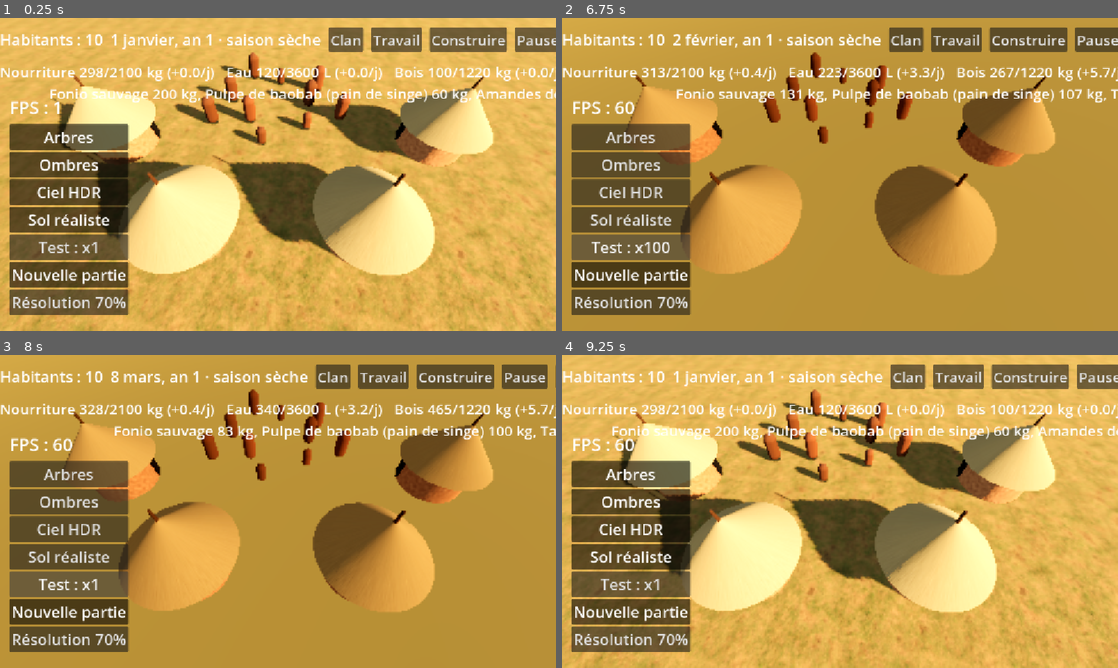
Above: before the commit, frames 1-4 (two rows, left to right).
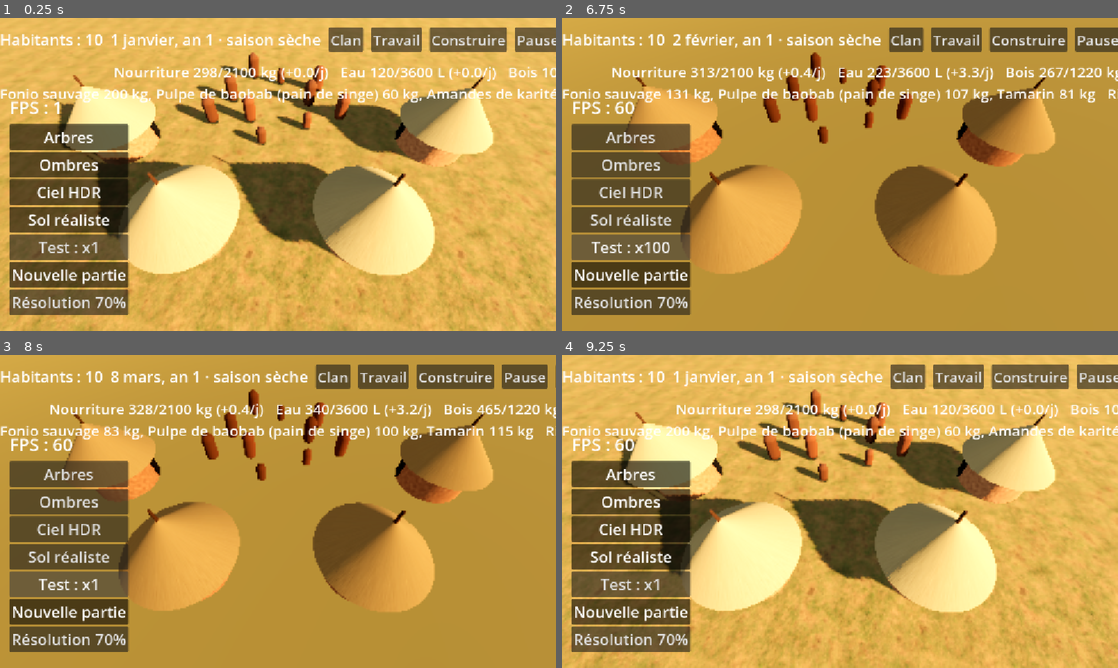
Above: after the commit, the same moments.

Repository: barroapk/faso-kanou
Game: Godot game, scene res://scenes/main.tscn
Same seed, same stepped clock (60 frames per second), same inputs: the game is played once before the commit and once after it. A sky picture missing from this copy of the repository is replaced by a grey-blue gradient.
Inputs:
- Up to frame 1 (0.25 s): no input
- Up to frame 2 (6.75 s): click "Nouvelle partie" at 0.5 s; click "Nouvelle partie" at 1.25 s; click "Arbres" at 2 s; click "Ombres" at 2.75 s; click "Ciel HDR" at 3.5 s; click "Sol réaliste" at 4.25 s; click "Test : x1" at 5 s; click "Test : x8" at 5.75 s; click "Test : x30" at 6.5 s
- Up to frame 3 (8 s): click "Test : x100" at 7.25 s
- Up to frame 4 (9.25 s): click "Résolution 70%" at 8 s; click "Nouvelle partie" at 8.75 s

The runs differ from the first frame. In frame 1, 3.8% of the frame differs, in the area x 0-100%, y 15-28%; in frame 2, 4.0%; in frame 3, 4.1%; in frame 4, 3.8%.

Commit message:
v0.3.13 : richesse collective et comptabilité

Diff:
--- a/data/produits.json
+++ b/data/produits.json
@@ -2216,6 +2216,30 @@
    ],
    "obtention": "cadre en bois assemblé",
    "transforme_de": "bois"
+  },
+  "cauris": {
+   "nom": "Cauris",
+   "categorie": "naturelle",
+   "sous_categorie": "monnaie",
+   "alimentaire": false,
+   "kcal_kg": 0,
+   "unite": "piece",
+   "masse_unite_kg": 0.001,
+   "perte_jour": 0.0,
+   "sec": true,
+   "valeur": 0.02,
+   "epoque": "fer",
+   "disponibilite": "commerce",
+   "terrains": [
+    "ocean"
+   ],
+   "saisons": [],
+   "usages": [
+    "monnaie",
+    "parure"
+   ],
+   "obtention": "coquillages de l'océan Indien, arrivés par le commerce",
+   "note": "50 cauris = la valeur d'1 kg de mil"
   }
  },
  "version_catalogue": 2
--- a/scripts/core/civilisation.gd
+++ b/scripts/core/civilisation.gd
@@ -14,6 +14,7 @@
 const RECETTES = preload("res://scripts/core/recettes.gd")
 const EQUIPEMENT = preload("res://scripts/core/equipement.gd")
 const DECOUVERTES = preload("res://scripts/core/decouvertes.gd")
+const ECONOMIE = preload("res://scripts/core/economie.gd")
 
 var temps
 var population
@@ -26,6 +27,7 @@
 var recettes
 var equipement
 var decouvertes
+var economie
 
 func _ready() -> void:
     if not _charger(FICHIER) and not _charger(FICHIER + ".bak"):
@@ -47,6 +49,7 @@
     ressources.equipement = equipement
     decouvertes = DECOUVERTES.new()
     construction.connaissances = decouvertes
+    economie = ECONOMIE.new()
     ressources.construction = construction
 
 func _nouvelle() -> void:
@@ -54,6 +57,7 @@
     population.creer_clan_initial(temps.jour_total)
     construction.etat_initial()
     conseil.etat_initial(population, temps.jour_total)
+    economie.commencer(ressources)
 
 func _brancher() -> void:
     temps.nouveau_jour.connect(_jour_passe)
@@ -107,6 +111,7 @@
     besoins.mois_passe(population, ressources, construction, temps.jour_total, temps.saison_des_pluies(), not construction.chantiers.is_empty())
     migration.mois_passe(population, ressources, construction, temps.jour_total)
     decouvertes.mois_passe(population, ressources, recettes, temps.jour_total)
+    economie.mois_passe(population, ressources, construction, equipement, temps.jour_total)
     population.repartir(temps.jour_total)
     sauvegarder()
 
@@ -131,6 +136,7 @@
         "recettes": recettes.vers_dict(),
         "equipement": equipement.vers_dict(),
         "decouvertes": decouvertes.vers_dict(),
+        "economie": economie.vers_dict(),
     }
     var f := FileAccess.open(DOSSIER + FICHIER + ".tmp", FileAccess.WRITE)
     if f == null:
@@ -162,5 +168,6 @@
     recettes.depuis_dict(donnees.get("recettes", {}))
     equipement.depuis_dict(donnees.get("equipement", {}))
     decouvertes.depuis_dict(donnees.get("decouvertes", {}))
+    economie.depuis_dict(donnees.get("economie", {}), ressources)
     temps.vitesse = 1
     return true
--- a/scripts/core/construction.gd
+++ b/scripts/core/construction.gd
@@ -50,10 +50,10 @@
         return ressources.quantite(r)
     return float(ressources.stocks.get(r, 0.0))
 
-func _payer(ressources, cout: Dictionary) -> void:
+func _payer(ressources, cout: Dictionary, motif := "construction") -> void:
     for r in cout:
         if ressources.has_method("retirer"):
-            ressources.retirer(r, float(cout[r]))
+            ressources.retirer(r, float(cout[r]), motif)
         else:
             ressources.stocks[r] -= float(cout[r])
 
@@ -117,7 +117,7 @@
     for b in batiments:
         var entretien: Dictionary = _niveau(b["type"], int(b["niveau"]))["entretien"]
         if peut_payer(entretien, ressources):
-            _payer(ressources, entretien)
+            _payer(ressources, entretien, "entretien")
             b["etat"] = mini(100, int(b["etat"]) + 10)
         else:
             var avant := int(b["etat"])
--- /dev/null
+++ b/scripts/core/economie.gd
@@ -0,0 +1,174 @@
+extends RefCounted
+
+# Richesse collective et comptabilité (v0.3.13).
+# La richesse appartient au clan, jamais à une personne. Quatre notions :
+#   trésorerie  : la monnaie réellement détenue (cauris, or) ; vide au début ;
+#   stocks      : la valeur des ressources et produits (nourriture, eau, bois...) ;
+#   patrimoine  : bâtiments et outils (valeur selon leur état) ;
+#   comptabilité: chaque mois, tous les mouvements par motif (production,
+#                 consommation, pertes, fabrication, construction, échanges...).
+# Valeurs en "kg de mil" (valeur 1 du catalogue). Pas de monnaie au départ :
+# on échange par troc. Rien n'est compté deux fois : la monnaie n'est pas
+# dans les stocks, les outils ne sont que dans le patrimoine.
+# Contrôle : pour chaque ressource, stock de fin = stock de début + somme des
+# mouvements notés. Tout écart (création ou disparition sans origine) est signalé.
+
+signal evenement(texte)
+
+const MONNAIES := ["cauris", "or_alluvionnaire", "or_fondu"]
+const JOURNAL_MAX := 24
+const ECART_TOLERE := 0.01
+
+var valeurs := {}
+var journal: Array = []        # un résumé par mois
+var historique: Array = []     # indicateurs, un par an
+var transactions: Array = []   # échanges avec d'autres clans
+var _depart := {}              # quantités au début du mois
+var anomalies := 0
+
+func _init() -> void:
+    var c = JSON.parse_string(FileAccess.get_file_as_string("res://data/produits.json"))
+    if typeof(c) == TYPE_DICTIONARY:
+        for id in c.get("produits", {}):
+            valeurs[id] = float(c["produits"][id].get("valeur", 0.0))
+
+func valeur(id: String, q: float) -> float:
+    return q * float(valeurs.get(id, 0.0))
+
+# ---------- Indicateurs ----------
+
+func tresorerie(res) -> float:
+    var t := 0.0
+    for m in MONNAIES:
+        t += valeur(m, res.quantite(m))
+    return t
+
+func valeur_stocks(res) -> float:
+    var t := 0.0
+    for id in res.aliments:
+        t += valeur(id, float(res.aliments[id]))
+    for r in ["eau", "bois", "sel"]:
+        t += valeur(r, float(res.stocks[r]))
+    for id in res.objets:
+        if not MONNAIES.has(id):
+            t += valeur(id, float(res.objets[id]))
+    return t
+
+func patrimoine(cons, eq) -> float:
+    var t := 0.0
+    for b in cons.batiments:
+        var niv: Dictionary = cons._niveau(b["type"], int(b["niveau"]))
+        var cout := 0.0
+        for r in niv["cout"]:
+            cout += valeur(r, float(niv["cout"][r]))
+        t += cout * float(b["etat"]) / 100.0
+    if eq != null:
+        for o in eq.instances:
+            var vie := float(eq.definitions[o["id"]]["durabilite"])
+            t += valeur(o["id"], 1.0) * float(o["durabilite"]) / vie
+    return t
+
+# Production possible par jour, en valeur, avec les travailleurs actuels.
+func capacite_productive(pop, res) -> float:
+    var t := 0.0
+    for h in pop.habitants:
+        var p: Dictionary = res.PRODUCTION.get(h["metier"], {})
+        var eff := (0.6 + float(h["competence"]) / 100.0 * 0.8) * float(h.get("bonus_outil", 1.0))
+        for r in p:
+            var q: float = (float(p[r][0]) + float(p[r][1])) / 2.0 * eff
+            t += q * (1.0 if r == "nourriture" else float(valeurs.get(r, 0.0)))
+    return t
+
+func indicateurs(pop, res, cons, eq, jour: int) -> Dictionary:
+    var tr := tresorerie(res)
+    var st := valeur_stocks(res)
+    var pa := patrimoine(cons, eq)
+    var au: Dictionary = res.autonomie(pop, jour)
+    return {
+        "jour": jour,
+        "tresorerie": tr,
+        "stocks": st,
+        "patrimoine": pa,
+        "richesse": tr + st + pa,
+        "autonomie_nourriture": minf(9999.0, float(au["nourriture"])),
+        "autonomie_eau": minf(9999.0, float(au["eau"])),
+        "capacite_productive": capacite_productive(pop, res),
+    }
+
+# ---------- Comptabilité ----------
+
+func _photo(res) -> Dictionary:
+    var p := {"nourriture": res.total_aliments(), "eau": float(res.stocks["eau"]), "bois": float(res.stocks["bois"]), "sel": float(res.stocks["sel"])}
+    for id in res.objets:
+        p[id] = float(res.objets[id])
+    return p
+
+func commencer(res) -> void:
+    _depart = _photo(res)
+    res.flux = {}
+
+# Fin du mois : contrôle des écarts, résumé dans le journal, nouveau départ.
+func mois_passe(pop, res, cons, eq, jour: int) -> void:
+    var fin := _photo(res)
+    var mouvements := {}
+    for motif in res.flux:
+        for r in res.flux[motif]:
+            mouvements[r] = float(mouvements.get(r, 0.0)) + float(res.flux[motif][r])
+    var ecarts := {}
+    var cles := {}
+    for r in fin:
+        cles[r] = true
+    for r in _depart:
+        cles[r] = true
+    for r in mouvements:
+        cles[r] = true
+    for r in cles:
+        var e: float = float(fin.get(r, 0.0)) - float(_depart.get(r, 0.0)) - float(mouvements.get(r, 0.0))
+        if absf(e) > ECART_TOLERE:
+            ecarts[r] = e
+    if not ecarts.is_empty():
+        anomalies += 1
+    journal.append({"jour": jour, "flux": res.flux.duplicate(true), "ecarts": ecarts, "indicateurs": indicateurs(pop, res, cons, eq, jour)})
+    while journal.size() > JOURNAL_MAX:
+        journal.pop_front()
+    if jour % 360 == 0:
+        historique.append(indicateurs(pop, res, cons, eq, jour))
+    commencer(res)
+
+# ---------- Troc entre deux clans ----------
+# Un échange a toujours deux côtés : ce que A donne, B le reçoit, et l'inverse.
+# Rien n'est créé. Renvoie "" si c'est fait, sinon la raison du refus.
+static func echanger(eco_a, res_a, eco_b, res_b, a_donne: Dictionary, b_donne: Dictionary, jour: int, id_transaction: String) -> String:
+    for r in a_donne:
+        if res_a.quantite(r) + 0.000001 < float(a_donne[r]):
+            return "Le premier clan n'a pas assez de %s." % r
+    for r in b_donne:
+        if res_b.quantite(r) + 0.000001 < float(b_donne[r]):
+            return "Le second clan n'a pas assez de %s." % r
+    for r in a_donne:
+        res_a.retirer(r, float(a_donne[r]), "echange")
+        res_b.ajouter(r, float(a_donne[r]), "echange")
+    for r in b_donne:
+        res_b.retirer(r, float(b_donne[r]), "echange")
+        res_a.ajouter(r, float(b_donne[r]), "echange")
+    var t := {"id": id_transaction, "jour": jour, "a_donne": a_donne.duplicate(), "b_donne": b_donne.duplicate()}
+    eco_a.transactions.append(t)
+    eco_b.transactions.append(t.duplicate(true))
+    return ""
+
+# ---------- Sauvegarde ----------
+
+func vers_dict() -> Dictionary:
+    return {"journal": journal, "historique": historique, "transactions": transactions, "depart": _depart, "anomalies": anomalies}
+
+func depuis_dict(d: Dictionary, res) -> void:
+    journal = d.get("journal", [])
+    historique = d.get("historique", [])
+    transactions = d.get("transactions", [])
+    anomalies = int(d.get("anomalies", 0))
+    if d.has("depart"):
+        _depart = {}
+        for r in d["depart"]:
+            _depart[str(r)] = float(d["depart"][r])
+    else:
+        commencer(res)
--- a/scripts/core/recettes.gd
+++ b/scripts/core/recettes.gd
@@ -135,7 +135,7 @@
     var r: Dictionary = definitions[id]
     for groupe in ["entrees", "combustible"]:
         for m in r[groupe]:
-            res.retirer(m, float(r[groupe][m]) * nombre)
+            res.retirer(m, float(r[groupe][m]) * nombre, "fabrication")
     commandes.append({"recette": id, "nombre": nombre, "reste": float(r["jours_travail"]) * nombre})
     return ""
 
@@ -175,9 +175,12 @@
     var r: Dictionary = definitions[c["recette"]]
     var n := int(c["nombre"])
     for m in r["sorties"]:
-        res.ajouter(m, float(r["sorties"][m]) * n)
+        if r.get("terrain", {}).has(m):
+            res.ajouter(m, float(r["sorties"][m]) * n, "extraction")
+        else:
+            res.ajouter(m, float(r["sorties"][m]) * n, "fabrication")
     for m in r["sous_produits"]:
-        res.ajouter(m, float(r["sous_produits"][m]) * n)
+        res.ajouter(m, float(r["sous_produits"][m]) * n, "fabrication")
     faites[c["recette"]] = int(faites.get(c["recette"], 0)) + n
     if r.get("repare", "") != "" and res.equipement != null:
         for i in n:
--- a/scripts/core/ressources.gd
+++ b/scripts/core/ressources.gd
@@ -67,6 +67,9 @@
 var soif := false
 var jours_sans_sel := 0
 var objets := {}   # tout ce qui n'est ni nourriture, ni eau, ni bois, ni sel (argile, canari...)
+# Flux du mois, pour la comptabilité (economie.gd) : motif -> {ressource: quantité}
+# (+ entrée, - sortie). La nourriture est comptée en kgEM sous "nourriture".
+var flux := {}
 
 func _init() -> void:
     var d = JSON.parse_string(FileAccess.get_file_as_string("res://data/produits.json"))
@@ -159,6 +162,7 @@
     var voulu: float = stocks["nourriture"]
     if absf(t - voulu) < 0.01:
         return
+    noter("ajustement", "nourriture", voulu - t)
     if t > 0.0:
         var k := voulu / t
         for id in aliments:
@@ -191,7 +195,12 @@
             return float(equipement.nombre(id))
     return float(objets.get(id, 0.0))
 
-func ajouter(id: String, q: float) -> void:
+func ajouter(id: String, q: float, motif := "transfert") -> void:
+    if _lieu(id) != "outils":
+        var reel := q
+        if _lieu(id) == "stocks":
+            reel = minf(float(stocks.get(id, 0.0)) + q, capacite(id)) - float(stocks.get(id, 0.0))
+        noter(motif, _cle_compte(id), _q_compte(id, reel))
     match _lieu(id):
         "stocks":
             stocks[id] = minf(float(stocks.get(id, 0.0)) + q, capacite(id))
@@ -204,9 +213,11 @@
             objets[id] = float(objets.get(id, 0.0)) + q
 
 # Retire q si c'est possible ; sinon ne retire rien et renvoie false.
-func retirer(id: String, q: float) -> bool:
+func retirer(id: String, q: float, motif := "transfert") -> bool:
     if quantite(id) + 0.000001 < q:
         return false
+    if _lieu(id) != "outils":
+        noter(motif, _cle_compte(id), -_q_compte(id, minf(q, quantite(id))))
     match _lieu(id):
         "stocks":
             stocks[id] = maxf(0.0, float(stocks[id]) - q)
@@ -222,6 +233,21 @@
                 objets.erase(id)
     return true
 
+# ---------- Comptabilité des mouvements ----------
+
+func noter(motif: String, r: String, q: float) -> void:
+    if absf(q) < 0.0000001:
+        return
+    if not flux.has(motif):
+        flux[motif] = {}
+    flux[motif][r] = float(flux[motif].get(r, 0.0)) + q
+
+func _cle_compte(id: String) -> String:
+    return "nourriture" if _lieu(id) == "aliments" else id
+
+func _q_compte(id: String, q: float) -> float:
+    return q * facteur(id) if _lieu(id) == "aliments" else q
+
 # ---------- Mesures ----------
 
 func capacite(r: String) -> float:
@@ -254,6 +280,12 @@
     for r in conso:
         a[r] = stocks[r] / conso[r] if conso[r] > 0.0 else 9999.0
     return a
+
+func _conso_jour(population, jour: int, r: String) -> float:
+    var c := 0.0
+    for h in population.habitants:
+        c += float((CONSO_ENFANT if population.age(h, jour) < 14 else CONSO_ADULTE)[r])
+    return c
 
 # ---------- Journée ----------
 
@@ -281,42 +313,61 @@
             var q: float = p[r][s] * efficacite
             if r == "nourriture":
                 _recolter(q, CHASSE if h["metier"] == "chasseur" else CUEILLETTE[mois])
+                noter("production", "nourriture", q)
                 if h["metier"] == "chasseur":
                     var viande := q / facteur("gibier")
                     objets["os_corne"] = float(objets.get("os_corne", 0.0)) + viande * OS_PAR_KG_VIANDE
                     objets["peau"] = float(objets.get("peau", 0.0)) + viande * PEAU_PAR_KG_VIANDE
+                    noter("production", "os_corne", viande * OS_PAR_KG_VIANDE)
+                    noter("production", "peau", viande * PEAU_PAR_KG_VIANDE)
             else:
                 variation[r] += q
+                noter("production", r, q)
     if pluie:
         variation["eau"] += 20.0
+        noter("production", "eau", 20.0)
+    noter("consommation", "eau", -_conso_jour(population, jour, "eau"))
+    noter("consommation", "bois", -_conso_jour(population, jour, "bois"))
     # Nourriture : pertes sur le stock du jour, puis repas, puis trop-plein.
-    _pertes_aliments()
+    noter("perte", "nourriture", -_pertes_aliments())
     var manque := _retirer(besoin_nourriture)
+    noter("consommation", "nourriture", -(besoin_nourriture - manque))
     var trop := total_aliments() - capacite("nourriture")
     if trop > 0.0:
         _retirer(trop)
+        noter("trop_plein", "nourriture", -trop)
     stocks["nourriture"] = total_aliments()
     bilan["nourriture"] = stocks["nourriture"] - avant
     # Eau et bois.
     variation["eau"] -= stocks["eau"] * EVAPORATION_EAU
+    noter("perte", "eau", -stocks["eau"] * EVAPORATION_EAU)
     var bois_brule := 0.0
     for h in population.habitants:
         bois_brule += (CONSO_ENFANT if population.age(h, jour) < 14 else CONSO_ADULTE)["bois"]
     if stocks["bois"] + variation["bois"] + bois_brule < bois_brule:
         bois_brule = maxf(0.0, stocks["bois"] + variation["bois"] + bois_brule)
     for r in variation:
-        stocks[r] = clampf(stocks[r] + variation[r], 0.0, capacite(r))
+        var brut: float = stocks[r] + variation[r]
+        stocks[r] = clampf(brut, 0.0, capacite(r))
         bilan[r] = variation[r]
+        # Ce qui n'a pas pu entrer (réserve pleine) ou pas pu être consommé (stock vide).
+        if stocks[r] - brut < 0.0:
+            noter("trop_plein", r, stocks[r] - brut)
+        elif stocks[r] - brut > 0.0:
+            noter("manque", r, stocks[r] - brut)
     objets["cendres"] = float(objets.get("cendres", 0.0)) + bois_brule * CENDRES_PAR_KG_BOIS
+    noter("production", "cendres", bois_brule * CENDRES_PAR_KG_BOIS)
     # Sel : le sel d'abord, puis le sel végétal (moins efficace).
     var sel_avant: float = stocks["sel"]
     var besoin_sel: float = n * SEL_PAR_PERSONNE
     var pris_sel := minf(stocks["sel"], besoin_sel)
     stocks["sel"] -= pris_sel
+    noter("consommation", "sel", -pris_sel)
     besoin_sel -= pris_sel
     if besoin_sel > 0.0 and float(objets.get("sel_vegetal", 0.0)) > 0.0:
         var vegetal := minf(float(objets["sel_vegetal"]), besoin_sel / SEL_PAR_SEL_VEGETAL)
         objets["sel_vegetal"] = float(objets["sel_vegetal"]) - vegetal
+        noter("consommation", "sel_vegetal", -vegetal)
         besoin_sel -= vegetal * SEL_PAR_SEL_VEGETAL
     bilan["sel"] = stocks["sel"] - sel_avant
     jours_sans_sel = jours_sans_sel + 1 if besoin_sel > 0.000001 and n > 0 else 0
--- a/scripts/interface/bandeau.gd
+++ b/scripts/interface/bandeau.gd
@@ -188,7 +188,7 @@
 func _process(delta: float) -> void:
     etiquette_pop.text = "Habitants : %d" % Civilisation.population.habitants.size()
     etiquette_date.text = Civilisation.temps.texte()
-    etiquette_res.text = Civilisation.ressources.texte() + "\n" + Civilisation.ressources.texte_aliments()
+    etiquette_res.text = Civilisation.ressources.texte() + "\n" + Civilisation.ressources.texte_aliments() + "   Richesse du clan : %d" % int(Civilisation.economie.valeur_stocks(Civilisation.ressources) + Civilisation.economie.patrimoine(Civilisation.construction, Civilisation.equipement) + Civilisation.economie.tresorerie(Civilisation.ressources))
     panneau_fin.visible = Civilisation.population.habitants.is_empty()
     if temps_message > 0.0:
         temps_message -= delta
--- /dev/null
+++ b/tests/apercu_economie.gd
@@ -0,0 +1,38 @@
+extends SceneTree
+# Contrôle léger : 5 ans de partie, comptabilité équilibrée, indicateurs, un troc.
+const CIV = preload("res://scripts/core/civilisation.gd")
+const ECONOMIE = preload("res://scripts/core/economie.gd")
+const RESSOURCES = preload("res://scripts/core/ressources.gd")
+func _initialize() -> void:
+    var c = CIV.new()
+    c._nouvelle()
+    c._brancher()
+    c.population.postes["bâtisseur"] = 0
+    c.population.repartir(0)
+    c.ressources.ajouter("argile", 20.0)
+    for an in 5:
+        if an == 1:
+            print("canari : ", c.commander_recette("canari"))
+        for j in 360:
+            c.temps._passer_un_jour()
+    var dernier: Dictionary = c.economie.journal[-1]
+    print("Mois avec écart comptable : %d sur %d" % [c.economie.anomalies, 60])
+    print("Dernier mois, écarts : ", dernier["ecarts"])
+    for motif in dernier["flux"]:
+        var l := []
+        for r in dernier["flux"][motif]:
+            l.append("%s %+.1f" % [r, dernier["flux"][motif][r]])
+        print("  %-12s %s" % [motif, ", ".join(l)])
+    var i: Dictionary = dernier["indicateurs"]
+    print("Trésorerie %.0f | stocks %.0f | patrimoine %.0f | richesse %.0f | autonomie nourriture %.0f j, eau %.0f j | capacité %.1f/j" % [i["tresorerie"], i["stocks"], i["patrimoine"], i["richesse"], i["autonomie_nourriture"], i["autonomie_eau"], i["capacite_productive"]])
+    # Troc entre deux clans : 10 kg de pulpe de baobab contre 4 kg d'os.
+    var r2 = RESSOURCES.new()
+    r2.construction = c.construction
+    r2.ajouter("os_corne", 5.0)
+    var e2 = ECONOMIE.new()
+    var avant_a: float = c.ressources.quantite("os_corne")
+    var res := ECONOMIE.echanger(c.economie, c.ressources, e2, r2, {"baobab_pulpe": 10.0}, {"os_corne": 4.0}, c.temps.jour_total, "T1")
+    print("Troc : '%s' ; os du clan : %.1f -> %.1f ; transactions : %d et %d" % [res, avant_a, c.ressources.quantite("os_corne"), c.economie.transactions.size(), e2.transactions.size()])
+    print("Troc impossible : ", ECONOMIE.echanger(c.economie, c.ressources, e2, r2, {"miel": 9999.0}, {}, 0, "T2"))
+    c.free()
+    quit()
